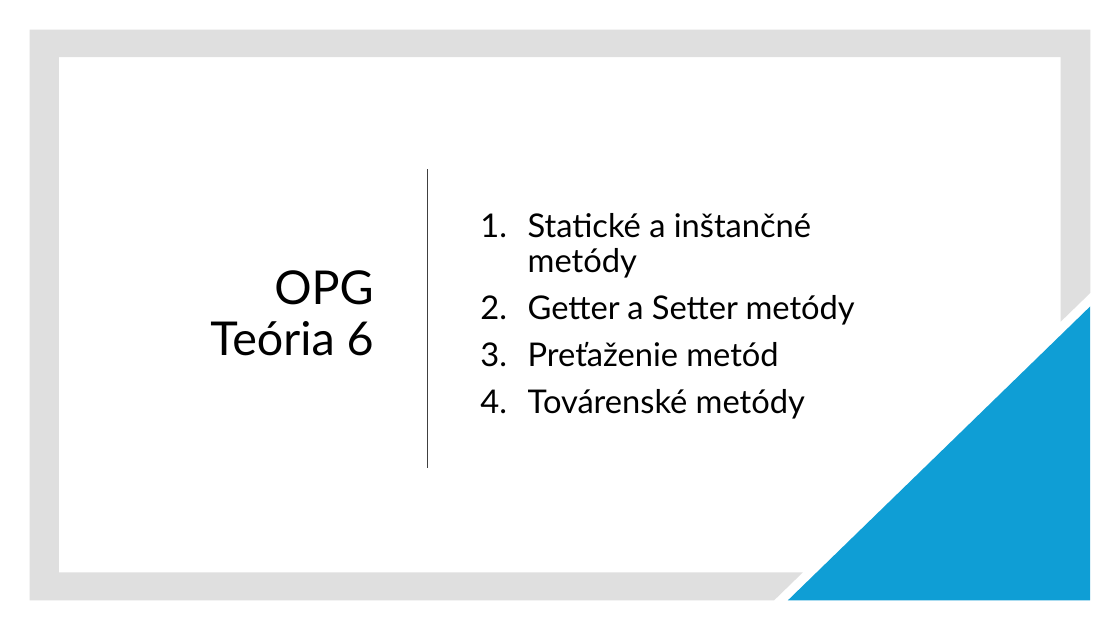
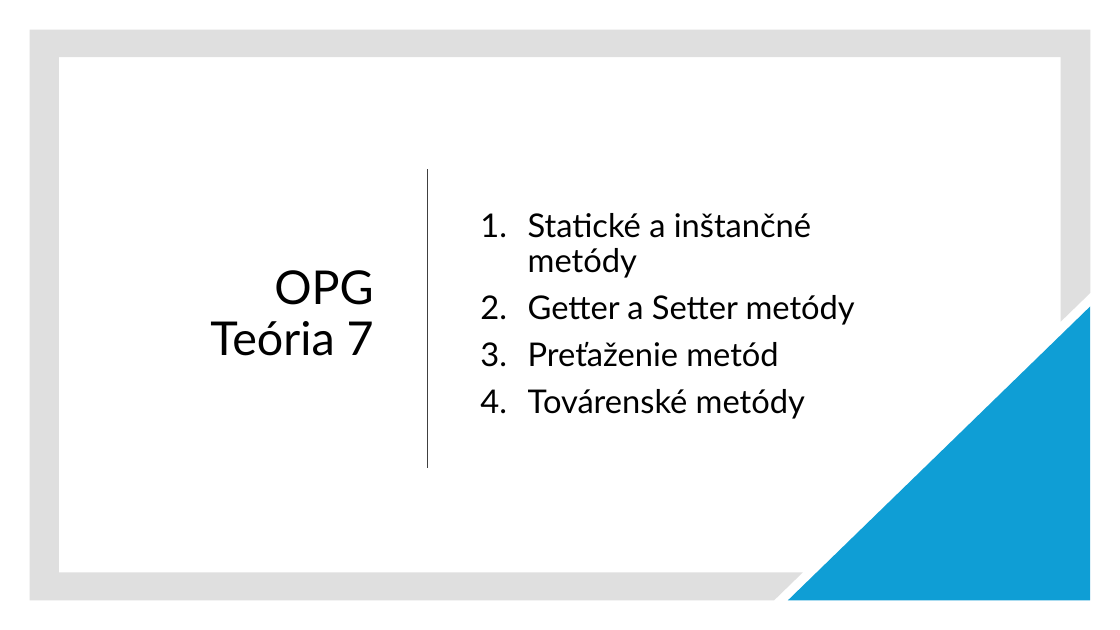
Before and after one commit to wagjo/oop, a slide deck: slide 2 of prezentacie/t07w.pptx. Drawn at 1120x630 pixels with LibreOffice and Linux fonts; fonts in the diff are those of the drawing. Boxes give left, top, right and bottom in pixels: in the first picture for what was removed or moved away, otherwise in the second. Text is boxed around its words. In the diff, an @@ line names an element or a change of style, - is before the commit and + after.

```diff
--- a/prezentacie/t07w.pptx
+++ b/prezentacie/t07w.pptx
@@ title at (x1=210, y1=270, x2=374, y2=356): text changed @@
-OPG
-Teória 6
+OPG
+Teória 7
```
Also in this commit, not shown: 7 other files.
